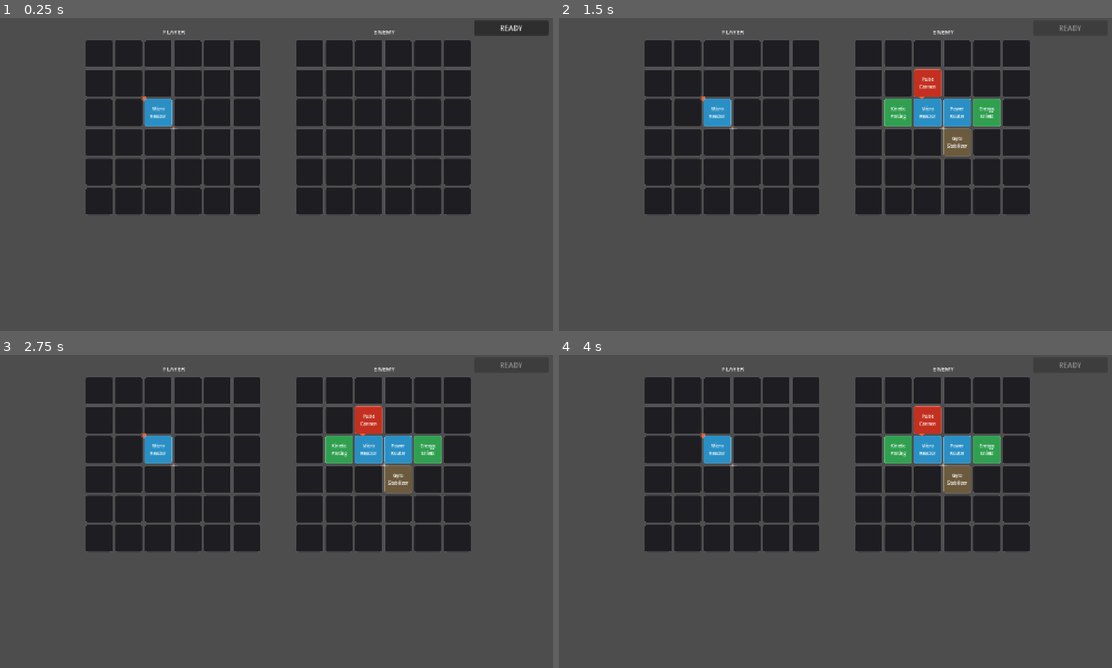
Above: before the commit, frames 1-4 (two rows, left to right).
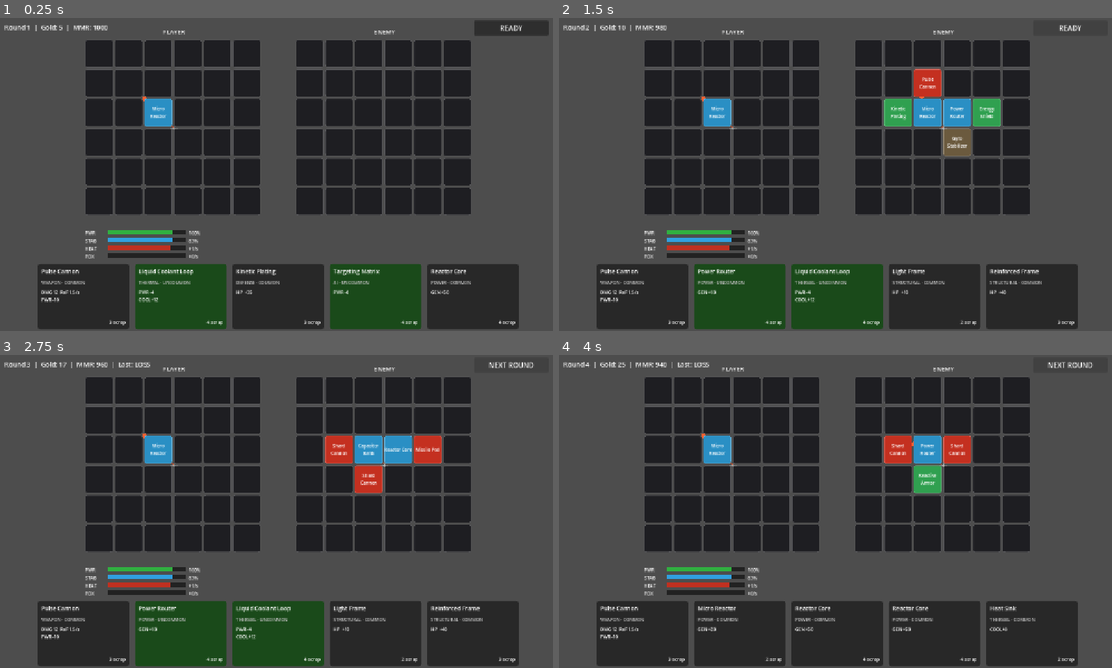
Above: after the commit, the same moments.

Repository: bbayram-l/ChroneForge-Arena
Game: Godot game, scene res://scenes/Main.tscn
Same seed, same stepped clock (60 frames per second), same inputs: the game is played once before the commit and once after it.
Inputs (mouse positions are in pixels of both pictures, inside the frame that each line leads up to):
- Up to frame 1 (0.25 s): no input
- Up to frame 2 (1.5 s): click "READY" at 0.5 s; click (1067, 27) at 1.25 s, where only the run after the commit has a clickable "NEXT ROUND"
- Up to frame 3 (2.75 s): click (508, 364) at 2 s, where only the run after the commit has a clickable "READY"
- Up to frame 4 (4 s): click (1067, 364) at 2.75 s, where only the run after the commit has a clickable "NEXT ROUND"; click (1067, 364) at 3.5 s, where only the run after the commit has a clickable "READY"

The runs differ from the first frame. In frame 1, 18% of the frame differs, in the area x 0-94%, y 2-100%; in frame 2, 18%; in frame 3, 20%; in frame 4, 21%, in the area x 0-97%, y 2-100%.
Error before the commit: Parse Error: Cannot infer the type of "eff" variable because the value doesn't have a set type. (res://scripts/ui/HudPanel.gd:89)

Commit message:
Fix two linter warnings in HudPanel.gd
- Explicit float annotation on eff to suppress INFERRED_DECLARATION warning
- @warning_ignore INTEGER_DIVISION on bar track y-offset calculation

Co-Authored-By: Claude Sonnet 4.6 <noreply@anthropic.com>

Diff:
--- a/scripts/ui/HudPanel.gd
+++ b/scripts/ui/HudPanel.gd
@@ -48,6 +48,7 @@
 		add_child(tag_lbl)
 
 		var track := ColorRect.new()
+		@warning_ignore("INTEGER_DIVISION")
 		track.position = Vector2(float(LBL_W), float(y_off + (ROW_H - BAR_H) / 2))
 		track.size     = Vector2(float(BAR_W), float(BAR_H))
 		track.color    = Color("222222")
@@ -86,7 +87,7 @@
 
 	# Power
 	var p_state := power_sys.get_state()
-	var eff     := p_state.efficiency
+	var eff: float = p_state.efficiency
 	_set_bar(_power_fill, eff / PowerSystem.MAX_EFFICIENCY)
 	_power_fill.color = _traffic_color(eff / PowerSystem.MAX_EFFICIENCY, Color("30b040"))
 	_power_lbl.text   = "%.0f%%" % (eff * 100.0)
